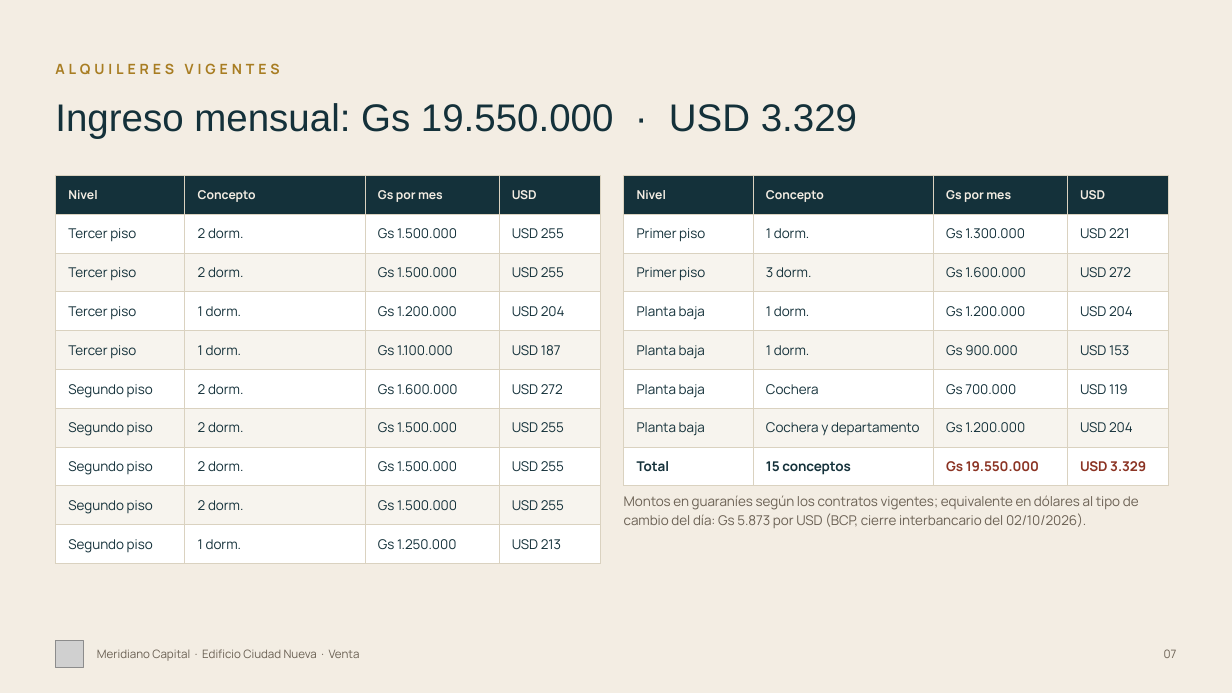
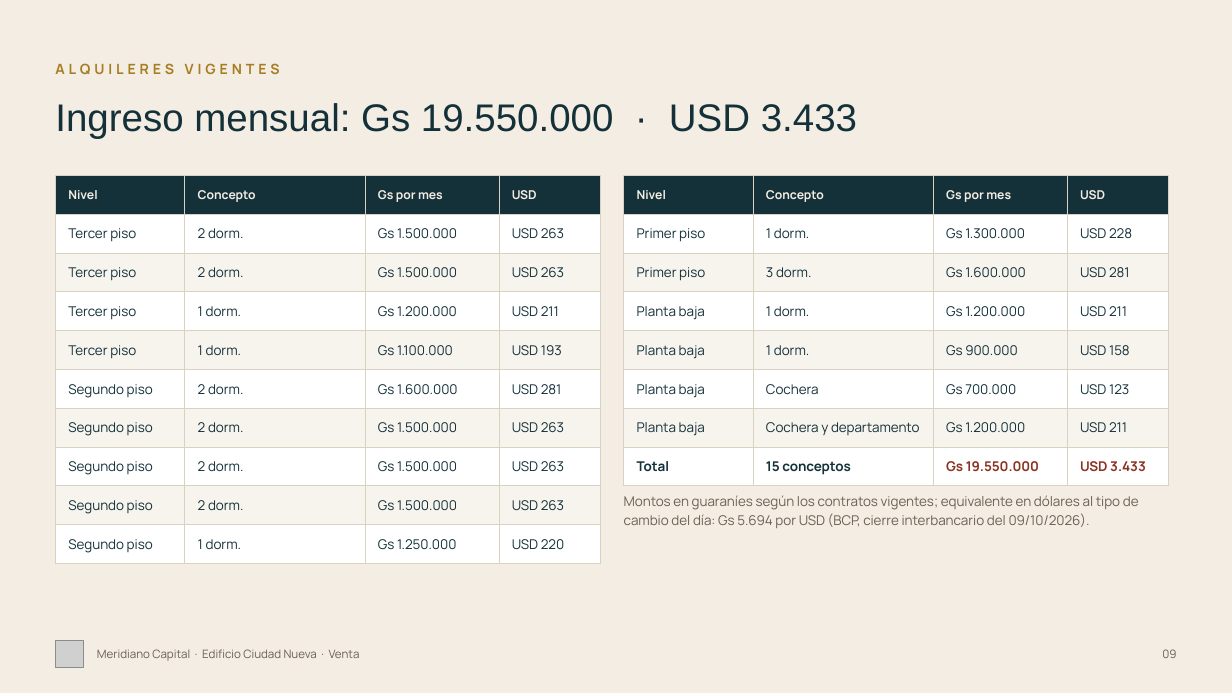
Before and after one commit to juanjosecastillo608/Meridiano-Capital, a slide deck: slide 9 of projects/edificio-ciudad-nueva/entregables/Edificio_Ciudad_Nueva_Meridiano_FINAL.pptx (slide 7 before the commit). Drawn at 1232x693 pixels with LibreOffice and Linux fonts; fonts in the diff are those of the drawing; grey boxes stand for pictures. Boxes give left, top, right and bottom in pixels: in the first picture for what was removed or moved away, otherwise in the second. Text is boxed around its words. In the diff, an @@ line names an element or a change of style, - is before the commit and + after.

```diff
--- a/projects/edificio-ciudad-nueva/entregables/Edificio_Ciudad_Nueva_Meridiano_FINAL.pptx
+++ b/projects/edificio-ciudad-nueva/entregables/Edificio_Ciudad_Nueva_Meridiano_FINAL.pptx
@@ text at bbox=[55, 103, 857, 138]: text changed @@
-Ingreso mensual: Gs 19.550.000 · USD 3.329
+Ingreso mensual: Gs 19.550.000 · USD 3.433
@@ table at bbox=[55, 176, 601, 557] @@
-row 2, column 4: USD 255
+row 2, column 4: USD 263
-row 3, column 4: USD 255
+row 3, column 4: USD 263
-row 4, column 4: USD 204
+row 4, column 4: USD 211
-row 5, column 4: USD 187
+row 5, column 4: USD 193
-row 6, column 4: USD 272
+row 6, column 4: USD 281
-row 7, column 4: USD 255
+row 7, column 4: USD 263
-row 8, column 4: USD 255
+row 8, column 4: USD 263
-row 9, column 4: USD 255
+row 9, column 4: USD 263
-row 10, column 4: USD 213
+row 10, column 4: USD 220
@@ table at bbox=[624, 176, 1169, 479] @@
-row 2, column 4: USD 221
+row 2, column 4: USD 228
-row 3, column 4: USD 272
+row 3, column 4: USD 281
-row 4, column 4: USD 204
+row 4, column 4: USD 211
-row 5, column 4: USD 153
+row 5, column 4: USD 158
-row 6, column 4: USD 119
+row 6, column 4: USD 123
-row 7, column 4: USD 204
+row 7, column 4: USD 211
-row 8, column 4: USD 3.329
+row 8, column 4: USD 3.433
@@ text at bbox=[624, 495, 1139, 528]: text changed @@
-Montos en guaraníes según los contratos vigentes; equivalente en dólares al tipo de cambio del día: Gs 5.873 por USD (BCP, cierre interbancario del 02/10/2026).
+Montos en guaraníes según los contratos vigentes; equivalente en dólares al tipo de cambio del día: Gs 5.694 por USD (BCP, cierre interbancario del 09/10/2026).
@@ text at bbox=[1162, 649, 1176, 658]: text changed @@
-07
+09
```
Also in this commit, not shown: 11 other slides changed, 2 slides added, 32 other files.
